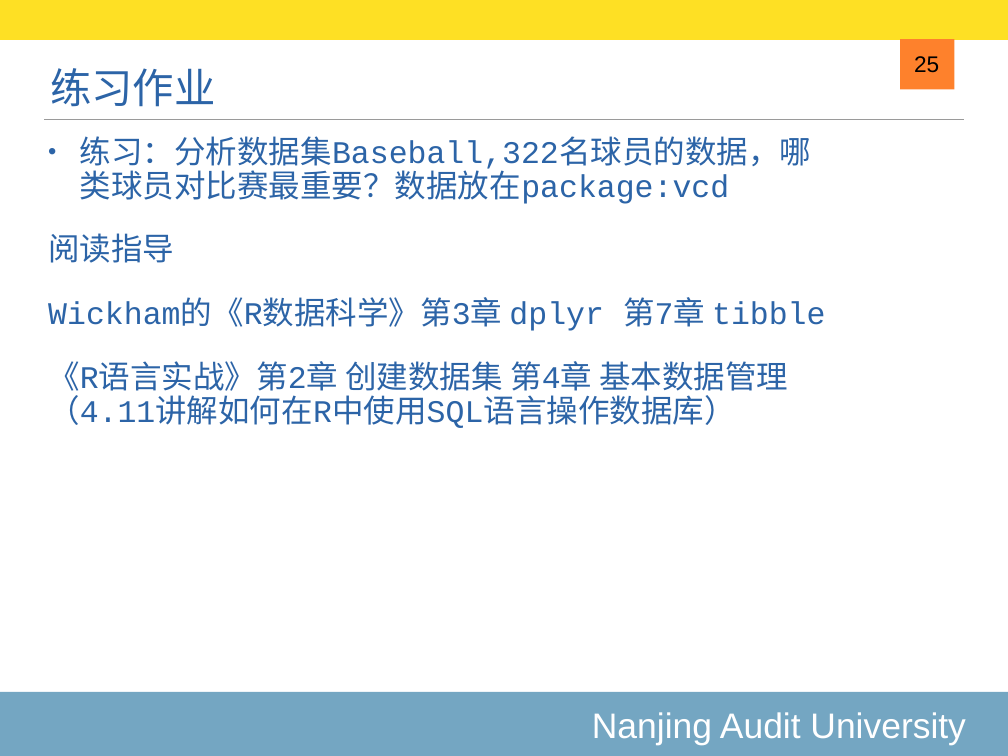
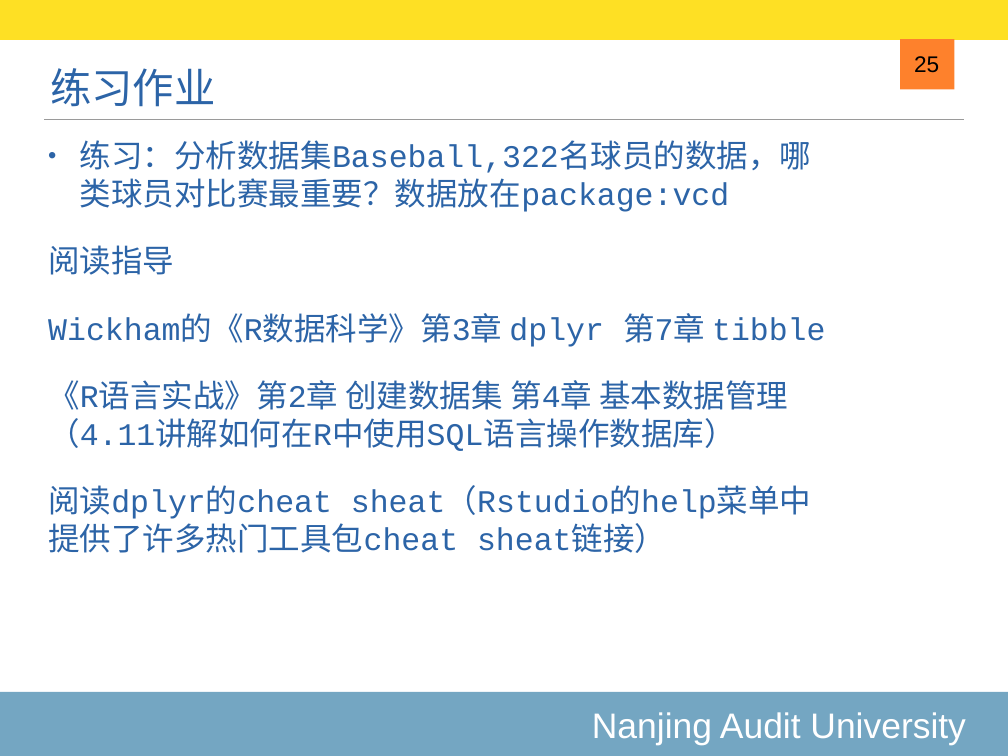
Before and after one commit to exoplanetX/DataAnalytics, a slide deck: slide 25 of 2019-6-数据框操作.pptx. Drawn at 1008x756 pixels with LibreOffice and Linux fonts; fonts in the diff are those of the drawing. Boxes give left, top, right and bottom in pixels: in the first picture for what was removed or moved away, otherwise in the second. Text is boxed around its words. In the diff, an @@ line names an element or a change of style, - is before the commit and + after.

```diff
--- a/2019-6-数据框操作.pptx
+++ b/2019-6-数据框操作.pptx
@@ text at (x1=48, y1=140, x2=825, y2=451): line spacing 0.9 to 1 @@
@@ text at (x1=48, y1=485, x2=812, y2=553): paragraph added @@
+阅读dplyr的cheat sheat（Rstudio的help菜单中提供了许多热门工具包cheat sheat链接）
```
